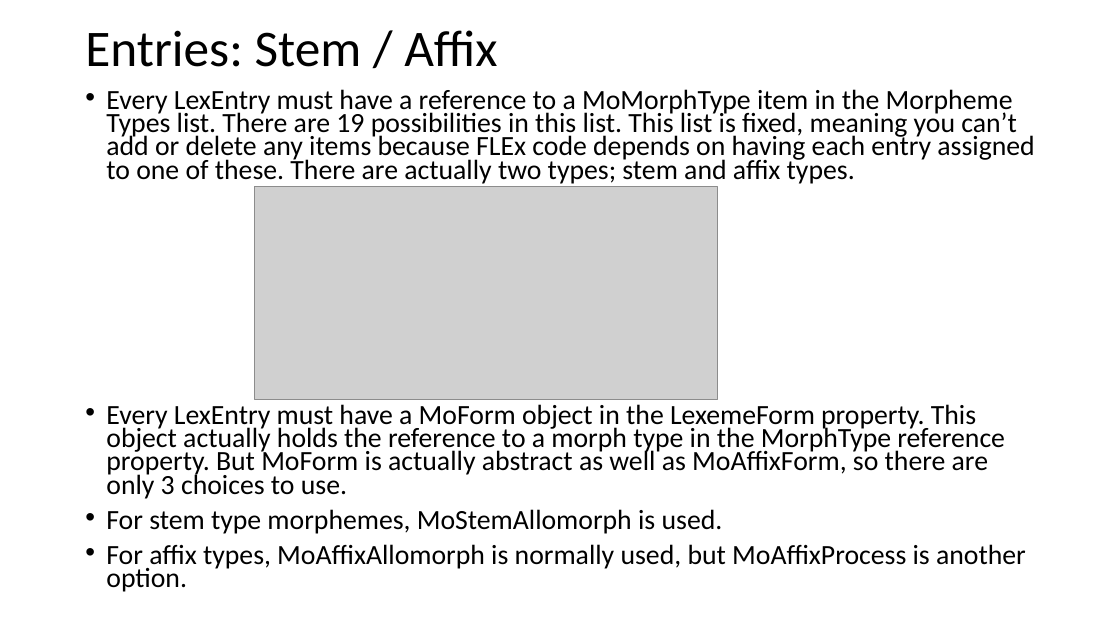
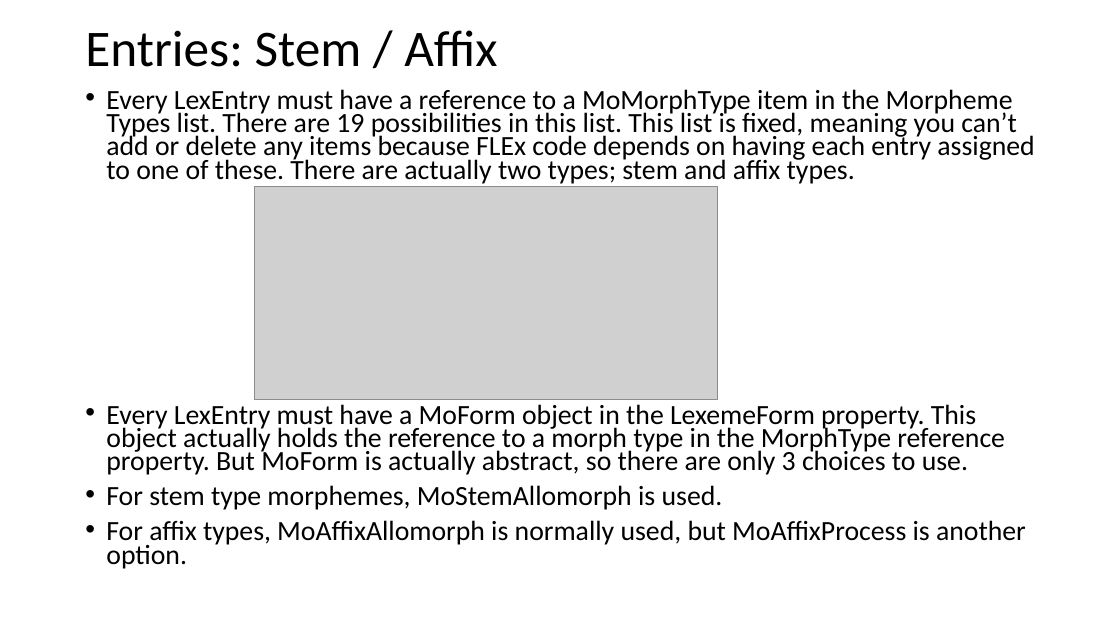
Before and after one commit to sillsdev/FwDocumentation, a slide deck: slide 4 of HelpResourcesSources/TechnicalNotes/FLEx 9.1 Conceptual Model - Lexicon model.pptx. Drawn at 1120x630 pixels with LibreOffice and Linux fonts; fonts in the diff are those of the drawing; grey boxes stand for pictures. Boxes give left, top, right and bottom in pixels: in the first picture for what was removed or moved away, otherwise in the second. Text is boxed around its words. In the diff, an @@ line names an element or a change of style, - is before the commit and + after.

```diff
--- a/HelpResourcesSources/TechnicalNotes/FLEx 9.1 Conceptual Model - Lexicon model.pptx
+++ b/HelpResourcesSources/TechnicalNotes/FLEx 9.1 Conceptual Model - Lexicon model.pptx
@@ text at [106,404,1005,475]: text changed @@
-• Every LexEntry must have a MoForm object in the LexemeForm property. This object actually holds the reference to a morph type in the MorphType reference property. But MoForm is actually abstract as well as MoAffixForm, so there are only 3 choices to use.
+• Every LexEntry must have a MoForm object in the LexemeForm property. This object actually holds the reference to a morph type in the MorphType reference property. But MoForm is actually abstract, so there are only 3 choices to use.
```
Also in this commit, not shown: 5 other slides changed, 1 other file.
